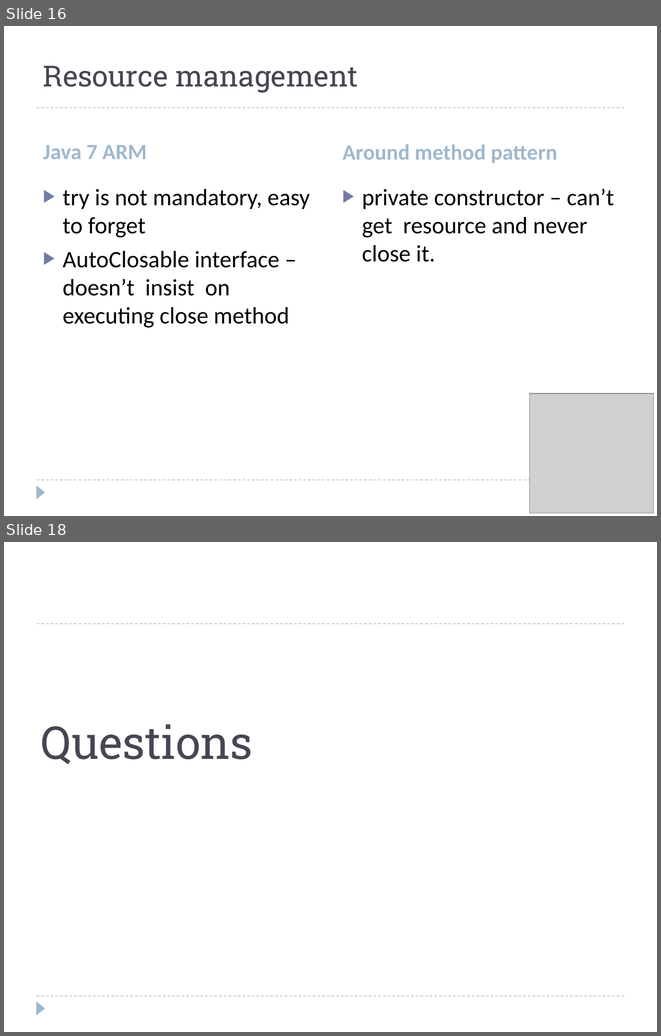
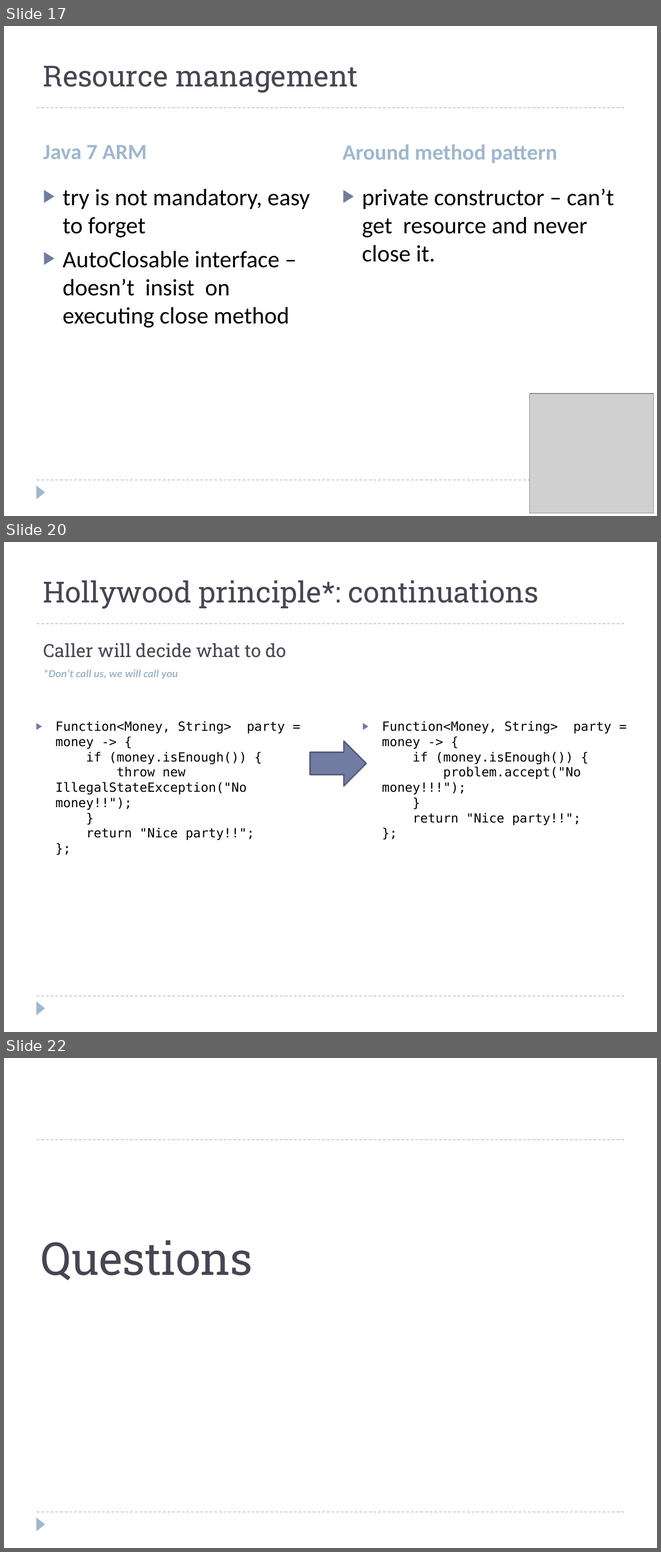
Before and after one commit to zelivit/from-gof-to-lambda, a slide deck: src/main/resources/patterns.pptx. Shown one above the other, each under a label of ours: slides 16 and 18 before the commit, slides 17, 20 and 22 after it; the slides between them are not shown. The pictures are 661x1036 and 661x1552 pixels, drawn with LibreOffice and Linux fonts; fonts in the diff are those of the drawing; grey boxes stand for pictures. Boxes give left, top, right and bottom in pixels: in the first picture for what was removed or moved away, otherwise in the second. Text is boxed around its words. In the diff, an @@ line names an element or a change of style, - is before the commit and + after.

```diff
--- a/src/main/resources/patterns.pptx
+++ b/src/main/resources/patterns.pptx
@@ slide 20 added at [4, 542, 657, 1032], background #FFFFFF; not listed: 3 template elements that a slide beside it also shows @@
@@ title added at [43, 580, 539, 609], 32 pt, text #464653 @@
+Hollywood principle*: continuations
@@ text added at [43, 643, 286, 679], 12 pt, text #9FB8CD, bold, italic @@
+Caller will decide what to do
+*Don’t call us, we will call you
@@ text added at [55, 721, 285, 840], 14 pt, text #000000 @@
+▶ Function<Money, String> party = money -> {
+  if (money.isEnough()) {
+  throw new IllegalStateException("No money!!");
+  }
+  return "Nice party!!";
+  };
@@ text added at [382, 721, 611, 825], 14 pt, text #000000 @@
+▶ Function<Money, String> party = money -> {
+  if (money.isEnough()) {
+  problem.accept("No money!!!");
+  }
+  return "Nice party!!";
+  };
@@ right arrow added at [310, 741, 367, 786], fill #727CA3, outline #545C79 1.5 pt @@
@@ what was slide 16 is now slide 17 @@
@@ what was slide 18 is now slide 22 @@
```
Also in this commit, not shown: 2 slides changed, 3 other slides added, 2 other files.
